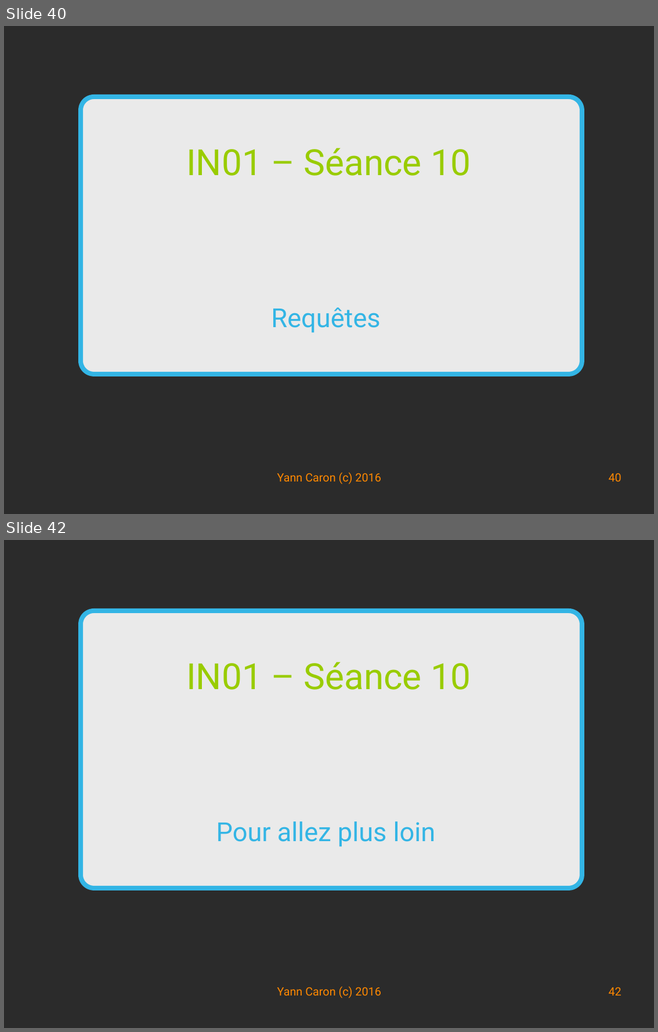
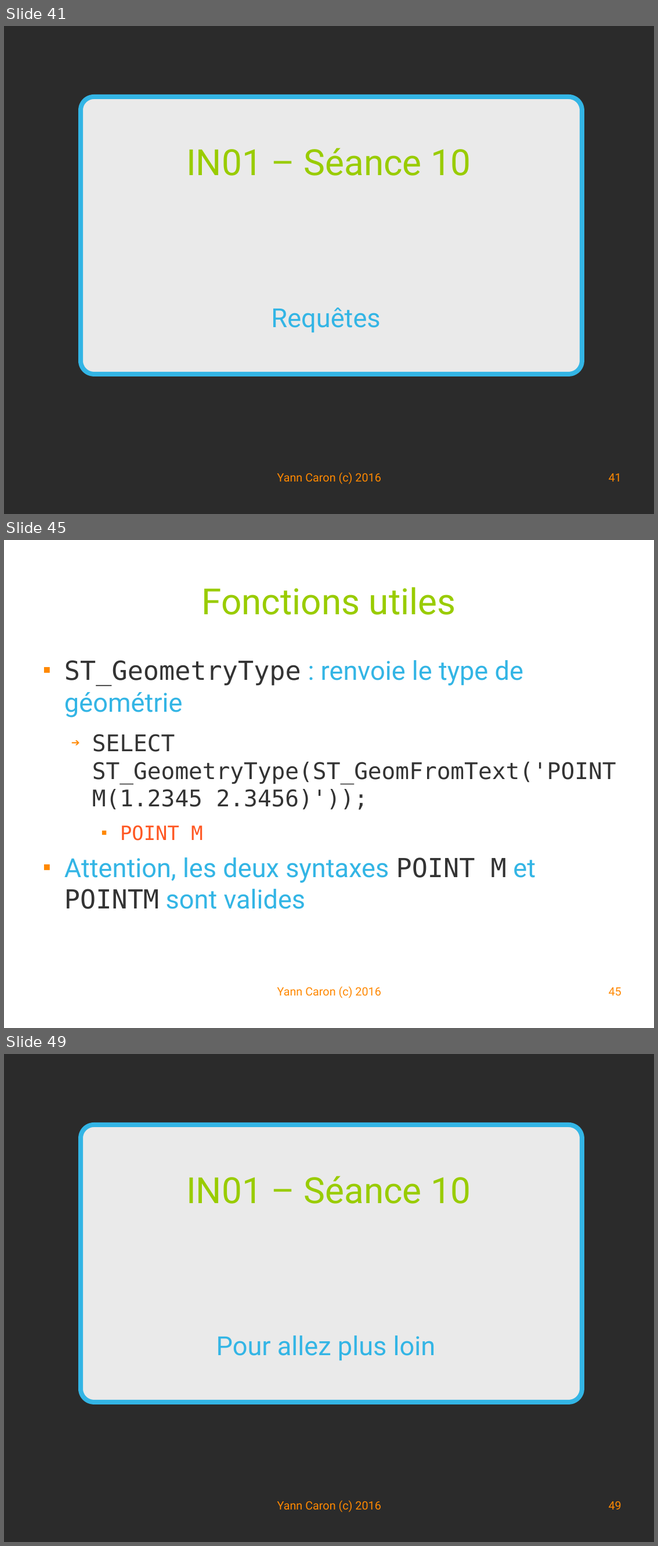
Before and after one commit to YannCaron/Android-ENSG, a slide deck: 10 - Spatialite.odp. Shown one above the other, each under a label of ours: slides 40 and 42 before the commit, slides 41, 45 and 49 after it; the slides between them are not shown. The pictures are 658x1032 and 658x1546 pixels, drawn with LibreOffice and Linux fonts; fonts in the diff are those of the drawing; background and template pictures are left out; a plain dark background stands for a picture behind light text. Boxes give left, top, right and bottom in pixels: in the first picture for what was removed or moved away, otherwise in the second. Text is boxed around its words. In the diff, an @@ line names an element or a change of style, - is before the commit and + after.

Commit message:
geom

```diff
--- a/10 - Spatialite.odp
+++ b/10 - Spatialite.odp
@@ slide 45 added at box(4, 540, 654, 1028), background #FFFFFF @@
@@ title added at box(202, 587, 456, 615), 44 pt, text #99CC00 @@
+Fonctions utiles
@@ text added at box(64, 660, 616, 909), 32 pt, text #333333 @@
+■ ST_GeometryType : renvoie le type de géométrie
+  ➔ SELECT ST_GeometryType(ST_GeomFromText('POINTM(1.2345 2.3456)'));
+    ■ POINT M
+■ Attention, les deux syntaxes POINT M et POINTM sont valides
@@ text added at box(277, 986, 380, 998), 14 pt, text #FF8800 @@
+Yann Caron (c) 2016
@@ page number added at box(608, 987, 621, 996), 14 pt, text #FF8800 @@
+45
@@ what was slide 40 is now slide 41 @@
@@ page number at box(608, 473, 621, 481): text changed @@
-40
+41
@@ what was slide 42 is now slide 49 @@
@@ page number at box(608, 1501, 621, 1509): text changed @@
-42
+49
```
Also in this commit, not shown: 4 slides changed, 6 other slides added.
